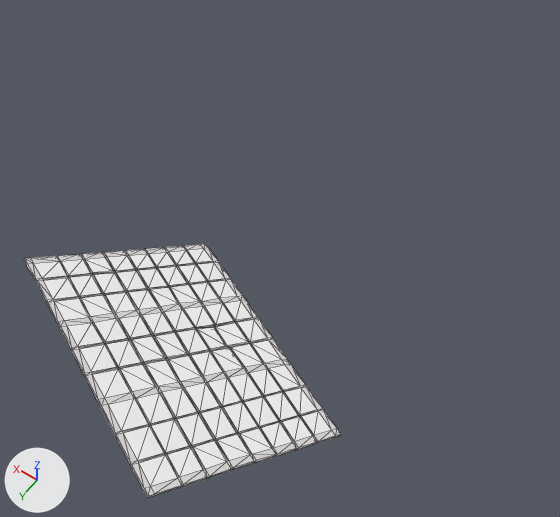
The glTF model public/models/solar-panel.glb, before and after one commit.
Both versions are drawn from a camera (50 mm lens) standing at (-0.444, 0.34, 1.026) and looking at (0.01, -0.296, 0.027). The lights are fixed; the arrows at lower left show +X, +Y and +Z. Mesh edges are drawn as thin lines. Where no turn or scale is listed for an object, it has been applied to the vertices.

The scene before the commit, as lines of its bpy script (objects in view):
```python
mat_material_016 = principled_material('Material.016')
mat_material_016.base_color = (1.0, 1.0, 1.0)  # white #ffffff
mat_material_016.metallic = 1.0
mat_material_016.roughness = 1.0
me_cube_001 = bpy.data.meshes.new('Cube.001')
me_cube_001.from_pydata(...)  # 784 vertices, 1560 faces; spans x -0.245..0.216, y -0.231..0.165, z -0.082..0.197
# faces by material slot: [82, 986, 144, 306, 42]
me_cube_001.materials.append(mat_material_014)  # grey #a1a1a1
me_cube_001.materials.append(mat_material_015)  # white #e7e4e4
me_cube_001.materials.append(mat_material_016)  # white #ffffff
me_cube_001.materials.append(mat_material_017)  # grey #888888
me_cube_001.materials.append(mat_material)  # dark grey #5a5a5a
ob_solar_panel = bpy.data.objects.new('solar-panel', me_cube_001)
ob_solar_panel.location = (0.0, 0.0, 0.0)
```
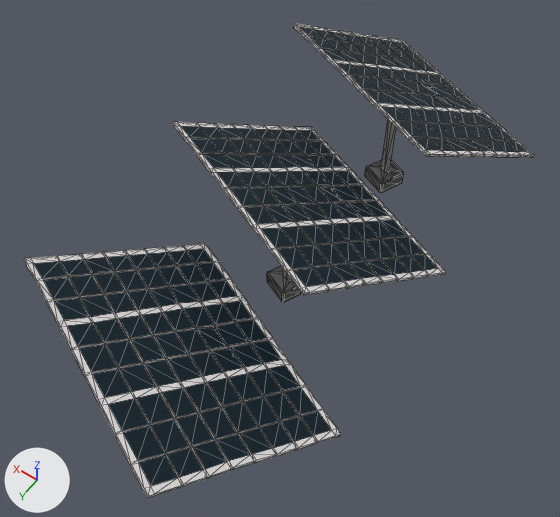
The newer file is also turned or shifted as a whole; pictures and numbers use the older file's frame.

The edits, one by one:
Material 'Material.016' (mat_material_016) changes colour from white #ffffff to dark cyan #0c2631; in linear values from (1.0, 1.0, 1.0) to (0.00374, 0.0192, 0.0311).
In material 'Material.016' (mat_material_016), metallic goes from 1.0 to 0.452.
In material 'Material.016' (mat_material_016), roughness goes from 1.0 to 0.542.
Object 'solar-panel.002' (ob_solar_panel_002) is new; it shows a copy of the mesh of ob_solar_panel.
Its location is (0.009, -0.645, 0.0).
Object 'solar-panel.001' (ob_solar_panel_001) is new; it shows a copy of the mesh of ob_solar_panel.
Its location is (0.014, -0.325, 0.0).

What differs and where, as boxes (x1, y1, x2, y2) in the pictures (560 x 517 px):
'solar-panel', recoloured, surface changed
    both: (31, 243, 334, 489)
'solar-panel.001', added
    after: (172, 122, 446, 302)
    faces in mat_material_016 (dark cyan #0c2631): (181, 126, 438, 287)
    faces in mat_material_015 (white #e7e4e4): (172, 122, 446, 295)
    faces in mat_material_017 (grey #888888): (190, 127, 425, 284)
    faces in mat_material (dark grey #5a5a5a): (267, 266, 302, 302)
'solar-panel.002', added
    after: (291, 23, 535, 193)
    faces in mat_material_016 (dark cyan #0c2631): (300, 27, 527, 152)
    faces in mat_material_015 (white #e7e4e4): (291, 23, 535, 157)
    faces in mat_material_017 (grey #888888): (308, 29, 517, 152)
    faces in mat_material (dark grey #5a5a5a): (365, 159, 404, 193)
    faces in mat_material_014 (grey #a1a1a1): (381, 119, 396, 172)
